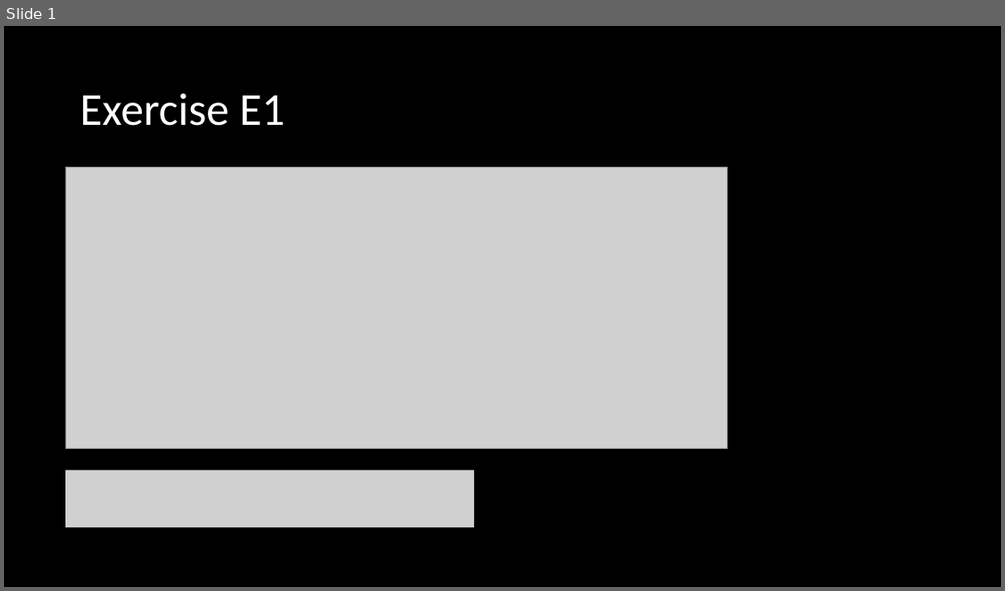
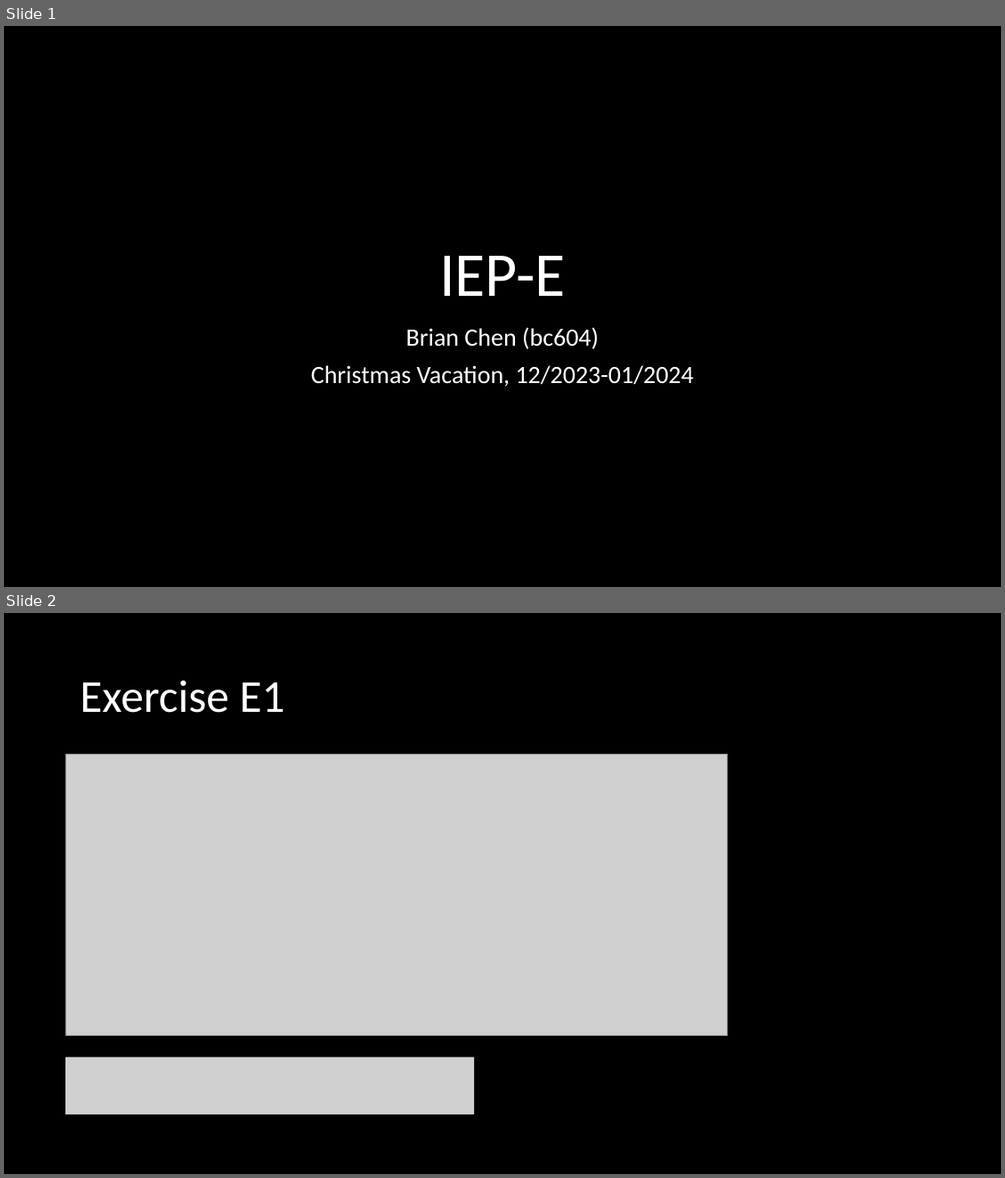
Before and after one commit to differental/IEP-E, a slide deck: Final_slides/E1.pptx. Shown one above the other, each under a label of ours: slide 1 before the commit, slides 1 and 2 after it. The pictures are 1005x591 and 1005x1178 pixels, drawn with LibreOffice and Linux fonts; fonts in the diff are those of the drawing; grey boxes stand for pictures. Boxes give left, top, right and bottom in pixels: in the first picture for what was removed or moved away, otherwise in the second. Text is boxed around its words. In the diff, an @@ line names an element or a change of style, - is before the commit and + after.

```diff
--- a/Final_slides/E1.pptx
+++ b/Final_slides/E1.pptx
@@ slide 1 added at box(4, 26, 1001, 587), background #000000 @@
@@ title added at box(439, 256, 565, 296), 60 pt, text #FFFFFF @@
+IEP-E
@@ subtitle added at box(311, 327, 694, 386), 24 pt, text #FFFFFF @@
+Brian Chen (bc604)
+Christmas Vacation, 12/2023-01/2024
@@ what was slide 1 is now slide 2 @@
```
Also in this commit, not shown: 9 other files.
